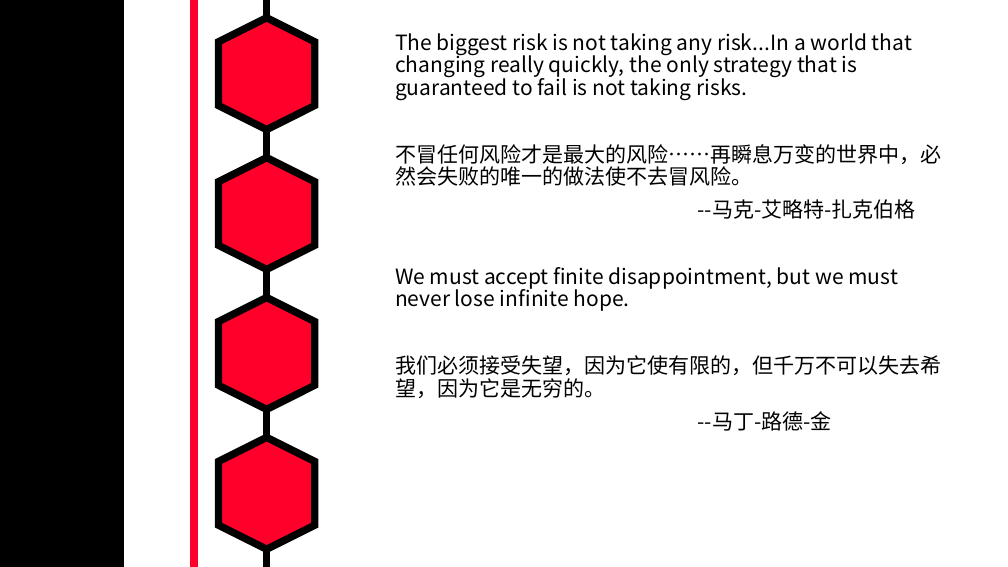
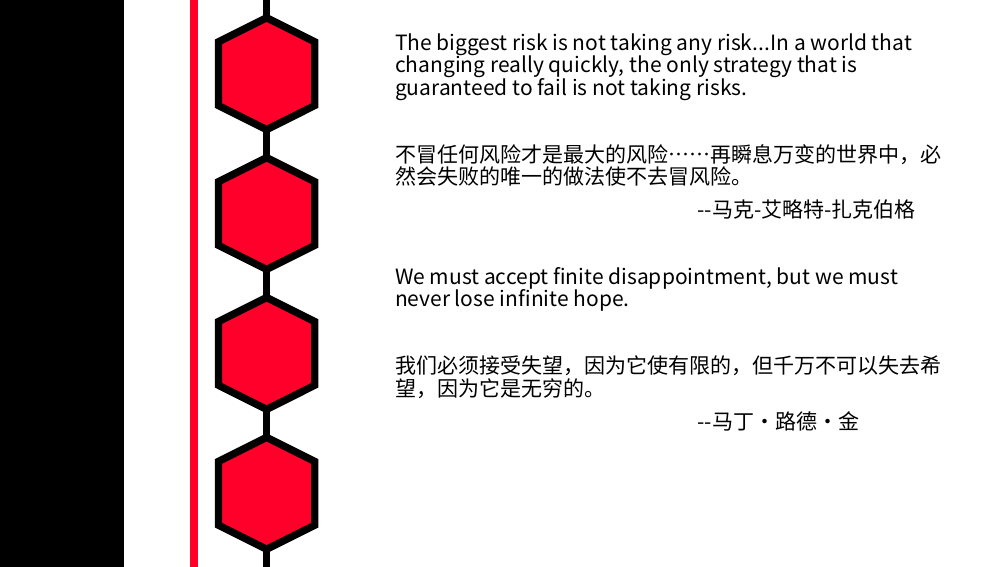
Before and after one commit to MarkShen1992/PPT-template, a slide deck: slide 38 of morning reading/iridescent english sentenses.pptx. Drawn at 1008x567 pixels with LibreOffice and Linux fonts; fonts in the diff are those of the drawing. Boxes give left, top, right and bottom in pixels: in the first picture for what was removed or moved away, otherwise in the second. Text is boxed around its words. In the diff, an @@ line names an element or a change of style, - is before the commit and + after.

```diff
--- a/morning reading/iridescent english sentenses.pptx
+++ b/morning reading/iridescent english sentenses.pptx
@@ text at <box>697,411,859,431</box>: text changed @@
---马丁-路德-金
+--马丁·路德·金
```
Also in this commit, not shown: 3 other slides changed, 3 slides added.
